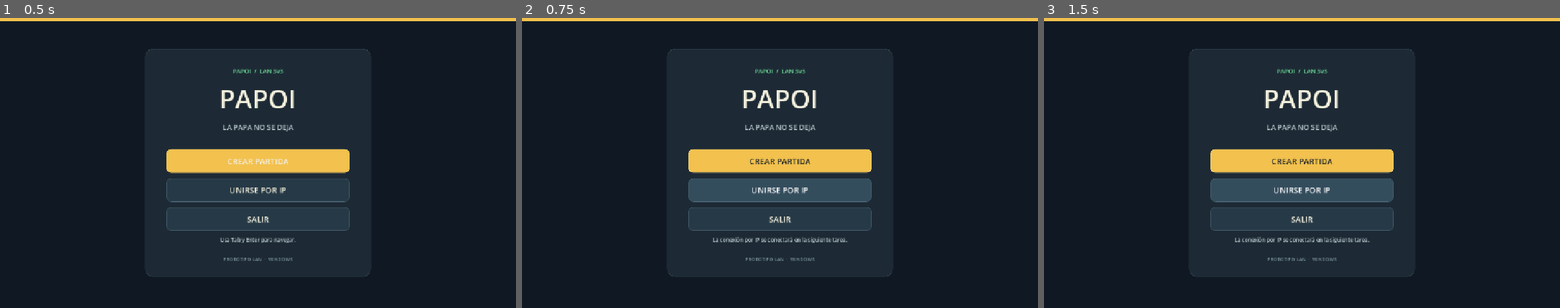
Above: before the commit, frames 1-3 (left to right).
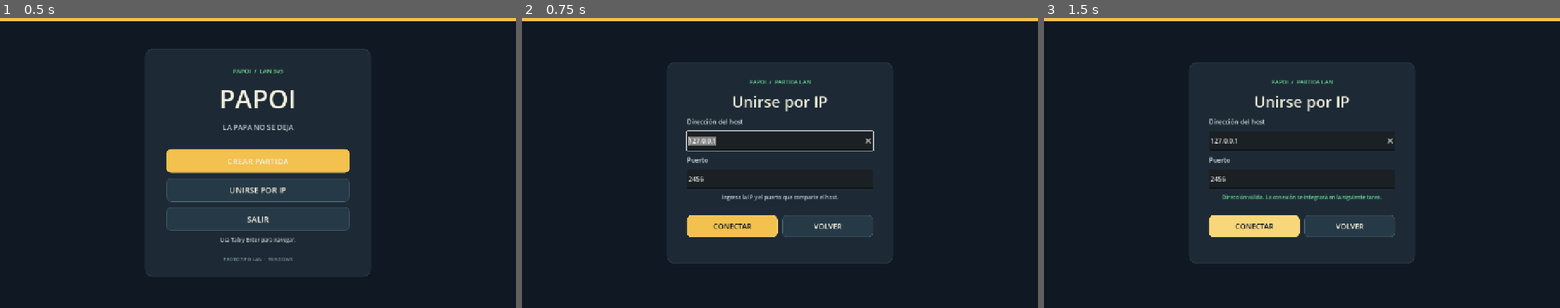
Above: after the commit, the same moments.

Repository: EstacioEA/TechnocumbIA
Game: Godot game, scene res://scenes/menu/main_menu.tscn
Two runs of this game, one before a commit and one after it. Both use one fixed random seed, a clock stepped at 60 frames per second and the inputs below.
Inputs:
- Up to frame 1 (0.5 s): no input
- Up to frame 2 (0.75 s): click "UNIRSE POR IP" at 0.5 s
- Up to frame 3 (1.5 s): click "UNIRSE POR IP" (after the commit: "CONECTAR") at 1.25 s

Frame 1 is identical in both runs. In frame 2, 9.4% of the frame differs, in the area x 28-72%, y 10-90%; in frame 3, 9.0%.

Commit message:
feat(ui): add join-by-ip panel.

Diff:
--- /dev/null
+++ b/scenes/menu/join_panel.tscn
@@ -0,0 +1,137 @@
+[gd_scene load_steps=2 format=3]
+
+[ext_resource type="Script" path="res://scripts/ui/menu/join_panel.gd" id="1_join_panel"]
+
+[sub_resource type="StyleBoxFlat" id="PanelStyle"]
+bg_color = Color(0.113725, 0.164706, 0.207843, 1)
+border_color = Color(0.207843, 0.286275, 0.34902, 1)
+border_width_left = 1
+border_width_top = 1
+border_width_right = 1
+border_width_bottom = 1
+corner_radius_top_left = 18
+corner_radius_top_right = 18
+corner_radius_bottom_right = 18
+corner_radius_bottom_left = 18
+
+[node name="JoinPanel" type="Control"]
+layout_mode = 3
+anchors_preset = 15
+anchor_right = 1.0
+anchor_bottom = 1.0
+grow_horizontal = 2
+grow_vertical = 2
+script = ExtResource("1_join_panel")
+
+[node name="Background" type="ColorRect" parent="."]
+layout_mode = 1
+anchors_preset = 15
+anchor_right = 1.0
+anchor_bottom = 1.0
+grow_horizontal = 2
+grow_vertical = 2
+mouse_filter = 2
+color = Color(0.0627451, 0.0980392, 0.137255, 1)
+
+[node name="TopGlow" type="ColorRect" parent="."]
+layout_mode = 1
+anchor_right = 1.0
+anchor_bottom = 0.012
+grow_horizontal = 2
+mouse_filter = 2
+color = Color(0.94902, 0.756863, 0.305882, 1)
+
+[node name="CenterContainer" type="CenterContainer" parent="."]
+layout_mode = 1
+anchors_preset = 15
+anchor_right = 1.0
+anchor_bottom = 1.0
+grow_horizontal = 2
+grow_vertical = 2
+
+[node name="JoinCard" type="PanelContainer" parent="CenterContainer"]
+custom_minimum_size = Vector2(560, 500)
+layout_mode = 2
+theme_override_styles/panel = SubResource("PanelStyle")
+
+[node name="MarginContainer" type="MarginContainer" parent="CenterContainer/JoinCard"]
+layout_mode = 2
+theme_override_constants/margin_left = 48
+theme_override_constants/margin_top = 38
+theme_override_constants/margin_right = 48
+theme_override_constants/margin_bottom = 34
+
+[node name="Content" type="VBoxContainer" parent="CenterContainer/JoinCard/MarginContainer"]
+layout_mode = 2
+theme_override_constants/separation = 12
+
+[node name="Eyebrow" type="Label" parent="CenterContainer/JoinCard/MarginContainer/Content"]
+layout_mode = 2
+theme_override_colors/font_color = Color(0.407843, 0.827451, 0.576471, 1)
+theme_override_font_sizes/font_size = 14
+text = "PAPOI  /  PARTIDA LAN"
+horizontal_alignment = 1
+
+[node name="Title" type="Label" parent="CenterContainer/JoinCard/MarginContainer/Content"]
+layout_mode = 2
+theme_override_colors/font_color = Color(0.956863, 0.945098, 0.870588, 1)
+theme_override_font_sizes/font_size = 38
+text = "Unirse por IP"
+horizontal_alignment = 1
+
+[node name="AddressLabel" type="Label" parent="CenterContainer/JoinCard/MarginContainer/Content"]
+layout_mode = 2
+theme_override_colors/font_color = Color(0.823529, 0.866667, 0.870588, 1)
+text = "Dirección del host"
+
+[node name="AddressInput" type="LineEdit" parent="CenterContainer/JoinCard/MarginContainer/Content"]
+unique_name_in_owner = true
+custom_minimum_size = Vector2(0, 48)
+layout_mode = 2
+placeholder_text = "Ejemplo: 192.168.1.20"
+max_length = 45
+clear_button_enabled = true
+focus_mode = 2
+
+[node name="PortLabel" type="Label" parent="CenterContainer/JoinCard/MarginContainer/Content"]
+layout_mode = 2
+theme_override_colors/font_color = Color(0.823529, 0.866667, 0.870588, 1)
+text = "Puerto"
+
+[node name="PortInput" type="LineEdit" parent="CenterContainer/JoinCard/MarginContainer/Content"]
+unique_name_in_owner = true
+custom_minimum_size = Vector2(0, 48)
+layout_mode = 2
+placeholder_text = "2456"
+max_length = 5
+virtual_keyboard_type = 3
+focus_mode = 2
+
+[node name="StatusLabel" type="Label" parent="CenterContainer/JoinCard/MarginContainer/Content"]
+unique_name_in_owner = true
+custom_minimum_size = Vector2(0, 42)
+layout_mode = 2
+theme_override_colors/font_color = Color(0.713726, 0.772549, 0.796078, 1)
+theme_override_font_sizes/font_size = 13
+text = "Ingresa la IP y el puerto que comparte el host."
+horizontal_alignment = 1
+autowrap_mode = 3
+
+[node name="ButtonRow" type="HBoxContainer" parent="CenterContainer/JoinCard/MarginContainer/Content"]
+layout_mode = 2
+theme_override_constants/separation = 12
+alignment = 1
+
+[node name="JoinButton" type="Button" parent="CenterContainer/JoinCard/MarginContainer/Content/ButtonRow"]
+unique_name_in_owner = true
+custom_minimum_size = Vector2(0, 54)
+layout_mode = 2
+size_flags_horizontal = 3
+text = "CONECTAR"
+
+[node name="CancelButton" type="Button" parent="CenterContainer/JoinCard/MarginContainer/Content/ButtonRow"]
+unique_name_in_owner = true
+custom_minimum_size = Vector2(0, 54)
+layout_mode = 2
+size_flags_horizontal = 3
+text = "VOLVER"
--- /dev/null
+++ b/scripts/ui/menu/join_panel.gd
@@ -0,0 +1,94 @@
+extends Control
+
+signal join_requested(address: String, port: int)
+signal cancel_requested
+
+const DEFAULT_ADDRESS := "127.0.0.1"
+const DEFAULT_PORT := 2456
+
+@onready var address_input: LineEdit = %AddressInput
+@onready var port_input: LineEdit = %PortInput
+@onready var status_label: Label = %StatusLabel
+@onready var join_button: Button = %JoinButton
+@onready var cancel_button: Button = %CancelButton
+
+
+func _ready() -> void:
+	address_input.text = DEFAULT_ADDRESS
+	port_input.text = str(DEFAULT_PORT)
+	join_button.pressed.connect(_on_join_pressed)
+	cancel_button.pressed.connect(_on_cancel_pressed)
+	address_input.text_submitted.connect(_on_address_submitted)
+	port_input.text_submitted.connect(_on_port_submitted)
+	_apply_button_style(join_button, true)
+	_apply_button_style(cancel_button, false)
+	address_input.grab_focus.call_deferred()
+	address_input.select_all.call_deferred()
+
+
+func _on_address_submitted(_submitted_text: String) -> void:
+	_on_join_pressed()
+
+
+func _on_port_submitted(_submitted_text: String) -> void:
+	_on_join_pressed()
+
+
+func _on_join_pressed() -> void:
+	var address := address_input.text.strip_edges()
+	if not address.is_valid_ip_address():
+		_show_error("Escribe una dirección IPv4 o IPv6 válida.", address_input)
+		return
+
+	var port_text := port_input.text.strip_edges()
+	if not port_text.is_valid_int():
+		_show_error("Escribe un puerto numérico entre 1 y 65535.", port_input)
+		return
+
+	var port := port_text.to_int()
+	if port < 1 or port > 65535:
+		_show_error("El puerto debe estar entre 1 y 65535.", port_input)
+		return
+
+	status_label.text = "Dirección válida. La conexión se integrará en la siguiente tarea."
+	status_label.add_theme_color_override("font_color", Color("#68d391"))
+	join_requested.emit(address, port)
+
+
+func _on_cancel_pressed() -> void:
+	cancel_requested.emit()
+
+
+func _show_error(message: String, target: LineEdit) -> void:
+	status_label.text = message
+	status_label.add_theme_color_override("font_color", Color("#f06c62"))
+	target.grab_focus()
+	target.select_all()
+
+
+func _apply_button_style(button: Button, is_primary: bool) -> void:
+	var normal := StyleBoxFlat.new()
+	normal.bg_color = Color("#f2c14e") if is_primary else Color("#263946")
+	normal.border_color = Color("#f7d779") if is_primary else Color("#496171")
+	normal.set_border_width_all(1)
+	normal.set_corner_radius_all(10)
+	normal.content_margin_left = 18.0
+	normal.content_margin_right = 18.0
+	normal.content_margin_top = 12.0
+	normal.content_margin_bottom = 12.0
+
+	var hovered := normal.duplicate() as StyleBoxFlat
+	hovered.bg_color = Color("#f7d779") if is_primary else Color("#344d5d")
+	var focused := StyleBoxFlat.new()
+	focused.bg_color = Color("#f2c14e", 0.16)
+	focused.border_color = Color("#f2c14e")
+	focused.set_border_width_all(2)
+	focused.set_corner_radius_all(10)
+
+	button.add_theme_stylebox_override("normal", normal)
+	button.add_theme_stylebox_override("hover", hovered)
+	button.add_theme_stylebox_override("focus", focused)
+	button.add_theme_color_override("font_color", Color("#101923") if is_primary else Color("#f4f1de"))
+	button.add_theme_color_override("font_hover_color", Color("#101923") if is_primary else Color("#ffffff"))
+	button.add_theme_font_size_override("font_size", 18)
+	button.focus_mode = Control.FOCUS_ALL
--- a/scripts/ui/menu/main_menu.gd
+++ b/scripts/ui/menu/main_menu.gd
@@ -1,6 +1,7 @@
 extends Control
 
 const HOST_PANEL_SCENE := preload("res://scenes/menu/host_panel.tscn")
+const JOIN_PANEL_SCENE := preload("res://scenes/menu/join_panel.tscn")
 
 signal host_requested
 signal join_requested
@@ -12,6 +13,7 @@
 @onready var status_label: Label = %StatusLabel
 
 var _host_panel: Control
+var _join_panel: Control
 
 
 func _ready() -> void:
@@ -88,8 +90,24 @@
 
 
 func _on_join_pressed() -> void:
-	status_label.text = "La conexión por IP se conectará en la siguiente tarea."
 	join_requested.emit()
+	menu_panel.visible = false
+	_join_panel = JOIN_PANEL_SCENE.instantiate()
+	_join_panel.set_anchors_and_offsets_preset(Control.PRESET_FULL_RECT)
+	_join_panel.connect("cancel_requested", _on_join_cancelled)
+	_join_panel.connect("join_requested", _on_join_requested)
+	add_child(_join_panel)
+
+
+func _on_join_cancelled() -> void:
+	_join_panel.queue_free()
+	_join_panel = null
+	menu_panel.visible = true
+	join_button.grab_focus()
+
+
+func _on_join_requested(address: String, port: int) -> void:
+	status_label.text = "Destino validado: %s:%d. El transporte se integrará en otra tarea." % [address, port]
 
 
 func _on_exit_pressed() -> void:
Not shown, changed: AI_TRACE.md
Not shown, added: docs/handoffs/2026-10-10-0327-GJ03-join-panel.md
Not shown, changed: docs/specs/Juan_Balanta/TASKS.md
Not shown, changed: docs/specs/Juan_Balanta/graphics-spec.md
